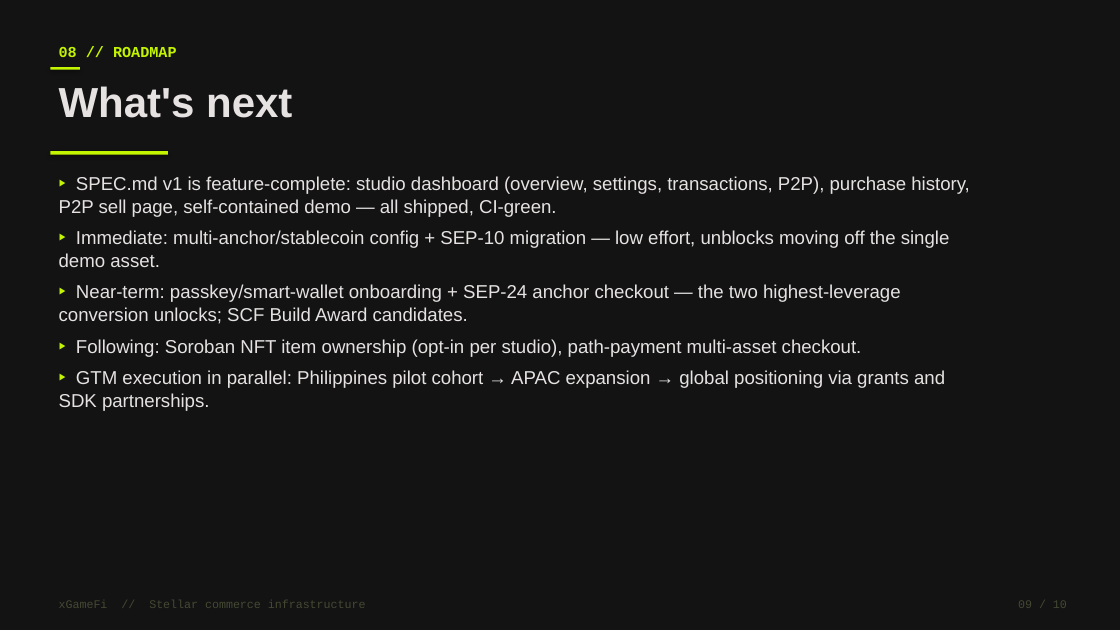
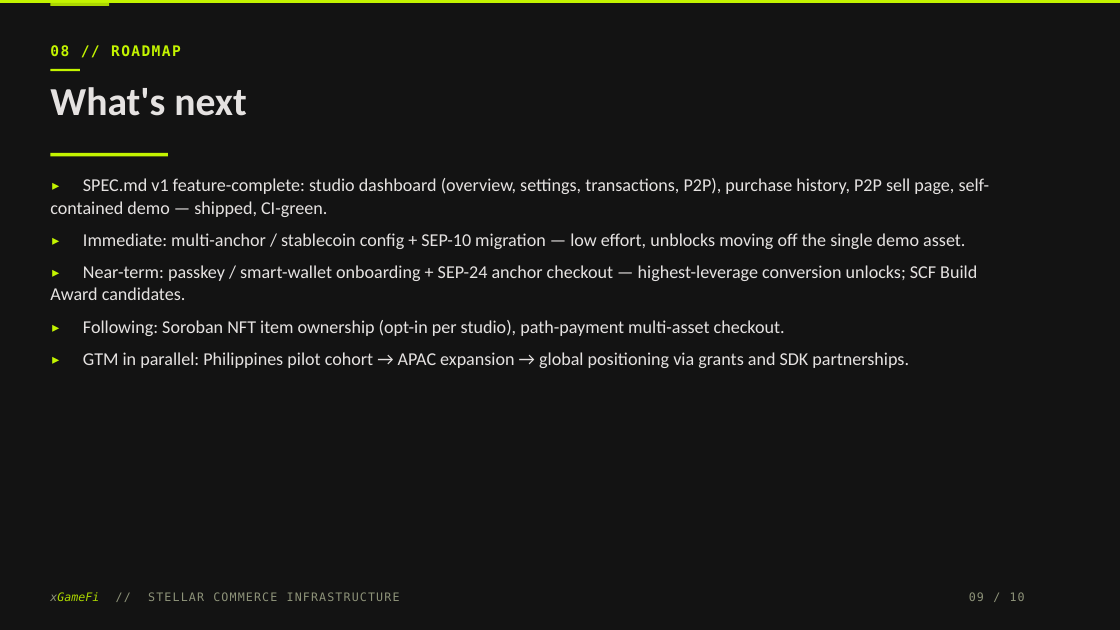
Before and after one commit to christian-manalang/xgamefi, a slide deck: slide 9 of docs/pitch-deck-v3.pptx. Drawn at 1120x630 pixels with LibreOffice and Linux fonts; fonts in the diff are those of the drawing. Boxes give left, top, right and bottom in pixels: in the first picture for what was removed or moved away, otherwise in the second. Text is boxed around its words. In the diff, an @@ line names an element or a change of style, - is before the commit and + after.

```diff
--- a/docs/pitch-deck-v3.pptx
+++ b/docs/pitch-deck-v3.pptx
@@ rectangle added at (0, 0, 1120, 3), fill #C3F400 @@
@@ rectangle added at (50, 3, 109, 5), fill #ABD600 @@
@@ text "08 // ROADMAP" at (50, 45, 181, 57): size 13 to 12.5 pt, font Courier New to DejaVu Sans Mono, letter spacing 0 to 1.2 pt @@
@@ text "What's next" at (50, 87, 246, 116): size 36 to 34 pt, font Arial to Calibri @@
@@ rectangle at (50, 69, 80, 71): shadow off @@
@@ text at (50, 178, 990, 368): text changed; size 16 to 15.5 pt; font Arial to Calibri @@
-‣ SPEC.md v1 is feature-complete: studio dashboard (overview, settings, transactions, P2P), purchase history, P2P sell page, self-contained demo — all shipped, CI-green.
-‣ Immediate: multi-anchor/stablecoin config + SEP-10 migration — low effort, unblocks moving off the single demo asset.
-‣ Near-term: passkey/smart-wallet onboarding + SEP-24 anchor checkout — the two highest-leverage conversion unlocks; SCF Build Award candidates.
-‣ Following: Soroban NFT item ownership (opt-in per studio), path-payment multi-asset checkout.
-‣ GTM execution in parallel: Philippines pilot cohort → APAC expansion → global positioning via grants and SDK partnerships.
+▸ SPEC.md v1 feature-complete: studio dashboard (overview, settings, transactions, P2P), purchase history, P2P sell page, self-contained demo — shipped, CI-green.
+▸ Immediate: multi-anchor / stablecoin config + SEP-10 migration — low effort, unblocks moving off the single demo asset.
+▸ Near-term: passkey / smart-wallet onboarding + SEP-24 anchor checkout — highest-leverage conversion unlocks; SCF Build Award candidates.
+▸ Following: Soroban NFT item ownership (opt-in per studio), path-payment multi-asset checkout.
+▸ GTM in parallel: Philippines pilot cohort → APAC expansion → global positioning via grants and SDK partnerships.
@@ rectangle at (50, 153, 168, 156): shadow off @@
@@ text at (50, 592, 400, 601): text changed; font Courier New to DejaVu Sans Mono; text colour #444933 to #8E9379 @@
-xGameFi // Stellar commerce infrastructure
+xGameFi // STELLAR COMMERCE INFRASTRUCTURE
@@ text "09 / 10": place and size @@
-text "09 / 10" at (1018, 601, 1067, 608)
+text "09 / 10" at (969, 592, 1025, 601)
@@ text "09 / 10" at (969, 592, 1025, 601): font Courier New to DejaVu Sans Mono, text colour #444933 to #8E9379, letter spacing 0 to 1 pt @@
```
Also in this commit, not shown: 9 other slides changed.
